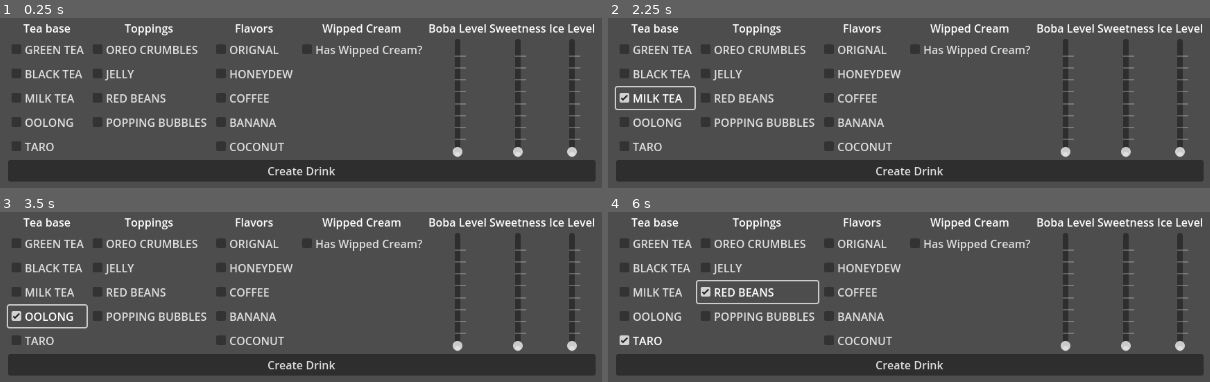
Above: before the commit, frames 1-4 (two rows, left to right).
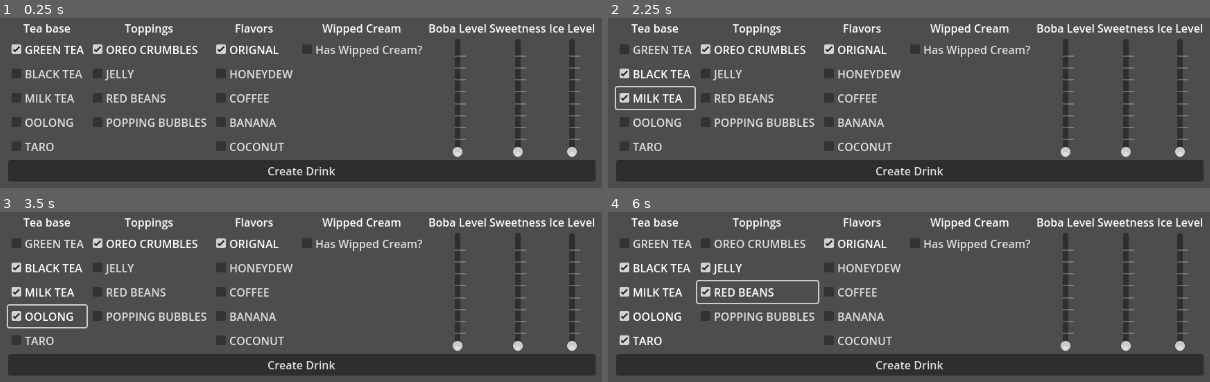
Above: after the commit, the same moments.

Repository: Kamjam/Bobaeria-Cafe
Game: Godot game, scene res://Scenes/DrinkConstructorMenu.tscn
Two runs of this game, one before a commit and one after it. Both use one fixed random seed, a clock stepped at 60 frames per second and the inputs below. This scene is started directly instead of the project's main scene.
Inputs:
- Up to frame 1 (0.25 s): no input
- Up to frame 2 (2.25 s): click "GREEN TEA" at 0.5 s; click "BLACK TEA" at 1.25 s; click "MILK TEA" at 2 s
- Up to frame 3 (3.5 s): click "OOLONG" at 2.75 s
- Up to frame 4 (6 s): click "TARO" at 3.5 s; click "OREO CRUMBLES" at 4.25 s; click "JELLY" at 5 s; click "RED BEANS" at 5.75 s

The runs differ from the first frame. In frame 1, 0.7% of the frame differs, in the area x 1-47%, y 15-22%; in frame 2, 0.7%; in frame 3, 0.8%; in frame 4, 0.9%, in the area x 1-47%, y 15-65%.
Error after the commit: Parse Error: Expected identifier after "." for attribute access. (res://UI/DrinkConstructorMenu/Scripts/radio_buttons_controller.gd:6)

Commit message:
set buttons default to true

Diff:
--- a/bobaeria-cafe/Scenes/DrinkConstructorMenu.tscn
+++ b/bobaeria-cafe/Scenes/DrinkConstructorMenu.tscn
@@ -50,6 +50,7 @@
 
 [node name="GREEN TEA" type="CheckBox" parent="VBoxContainer/HBoxContainer2/TeaBaseRadioButtonControler" node_paths=PackedStringArray("_drink_constructor")]
 layout_mode = 2
+button_pressed = true
 text = "GREEN TEA"
 script = ExtResource("3_8noy5")
 _drink_constructor = NodePath("../../../..")
@@ -96,6 +97,7 @@
 
 [node name="OREO CRUMBLES" type="CheckBox" parent="VBoxContainer/HBoxContainer2/ToppingsRadioButtonControler2" node_paths=PackedStringArray("_drink_constructor")]
 layout_mode = 2
+button_pressed = true
 text = "OREO CRUMBLES"
 script = ExtResource("4_51x64")
 _drink_constructor = NodePath("../../../..")
@@ -134,6 +136,7 @@
 
 [node name="ORIGNAL" type="CheckBox" parent="VBoxContainer/HBoxContainer2/FlavorsRadioButtonControler3" node_paths=PackedStringArray("_drink_constructor")]
 layout_mode = 2
+button_pressed = true
 text = "ORIGNAL"
 script = ExtResource("5_yx06p")
 _drink_constructor = NodePath("../../../..")
--- a/bobaeria-cafe/UI/DrinkConstructorMenu/Scripts/radio_buttons_controller.gd
+++ b/bobaeria-cafe/UI/DrinkConstructorMenu/Scripts/radio_buttons_controller.gd
@@ -1,9 +1,9 @@
 extends Node
 
-#func _ready() -> void:
-	#for child in self.get_children():
-		#if (child is CheckBox):
-			#child.to
+func _ready() -> void:
+	for child in self.get_children():
+		if (child is CheckBox):
+			child.
 #toggles button on and off based on connected checkbox.toggled signals
 #added button name to connected checkbox.toggled signals
 #the signal needs to be updated if the button's name is changed
